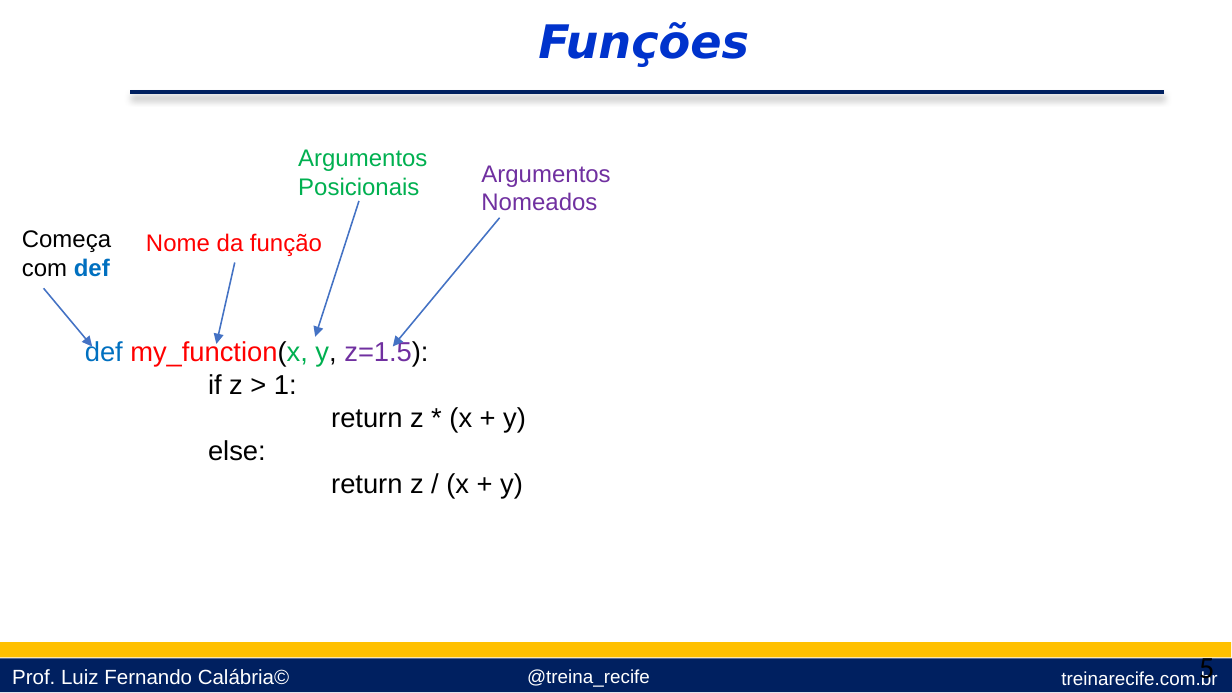
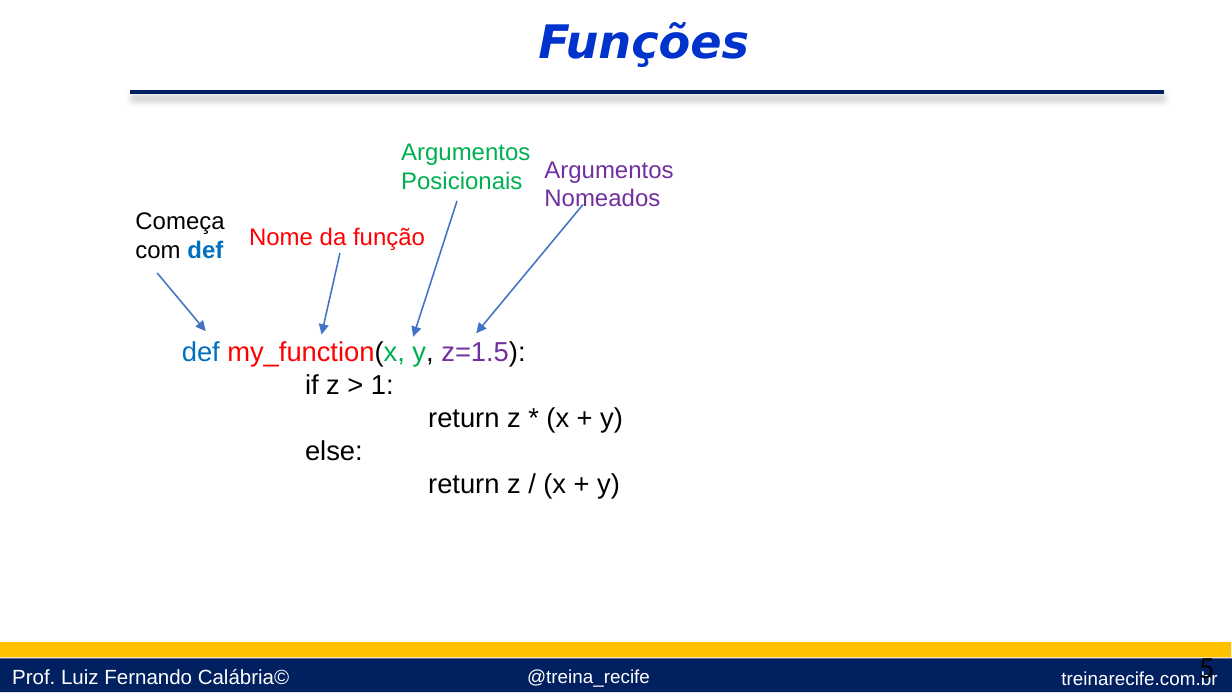
Before and after one commit to lfcalabria/pythonbasico, a slide deck: slide 5 of Apresentações/09 - Funçoes e Pacotes.pptx. Drawn at 1232x693 pixels with LibreOffice and Linux fonts; fonts in the diff are those of the drawing; background and template pictures are left out. Boxes give left, top, right and bottom in pixels: in the first picture for what was removed or moved away, otherwise in the second. Text is boxed around its words. In the diff, an @@ line names an element or a change of style, - is before the commit and + after.

```diff
--- a/Apresentações/09 - Funçoes e Pacotes.pptx
+++ b/Apresentações/09 - Funçoes e Pacotes.pptx
@@ text "Argumentos Posicionais" rewrapped from bbox=[298, 149, 427, 201] to bbox=[401, 143, 530, 190] @@
@@ text "Argumentos Nomeados" rewrapped from bbox=[481, 165, 610, 211] to bbox=[544, 161, 673, 212] @@
@@ text "Começa com def": place and size @@
-text "Começa com def" at bbox=[22, 230, 111, 277]
+text "Começa com def" at bbox=[135, 212, 224, 259]
@@ arrow moved from (359, 201) - (315, 336) to (457, 201) - (413, 336) @@
@@ arrow moved from (500, 218) - (393, 346) to (583, 205) - (477, 333) @@
@@ text "Nome da função": place and size @@
-text "Nome da função" at bbox=[146, 233, 322, 256]
+text "Nome da função" at bbox=[249, 227, 425, 250]
@@ arrow moved from (235, 262) - (217, 344) to (340, 253) - (322, 334) @@
@@ arrow moved from (43, 288) - (92, 346) to (158, 274) - (206, 331) @@
@@ text "def my_function(x, y, z=1.5):": place and size @@
-text "def my_function(x, y, z=1.5):" at bbox=[85, 340, 526, 498]
+text "def my_function(x, y, z=1.5):" at bbox=[182, 341, 623, 498]
```
Also in this commit, not shown: 9 other slides changed, 1 other file.
